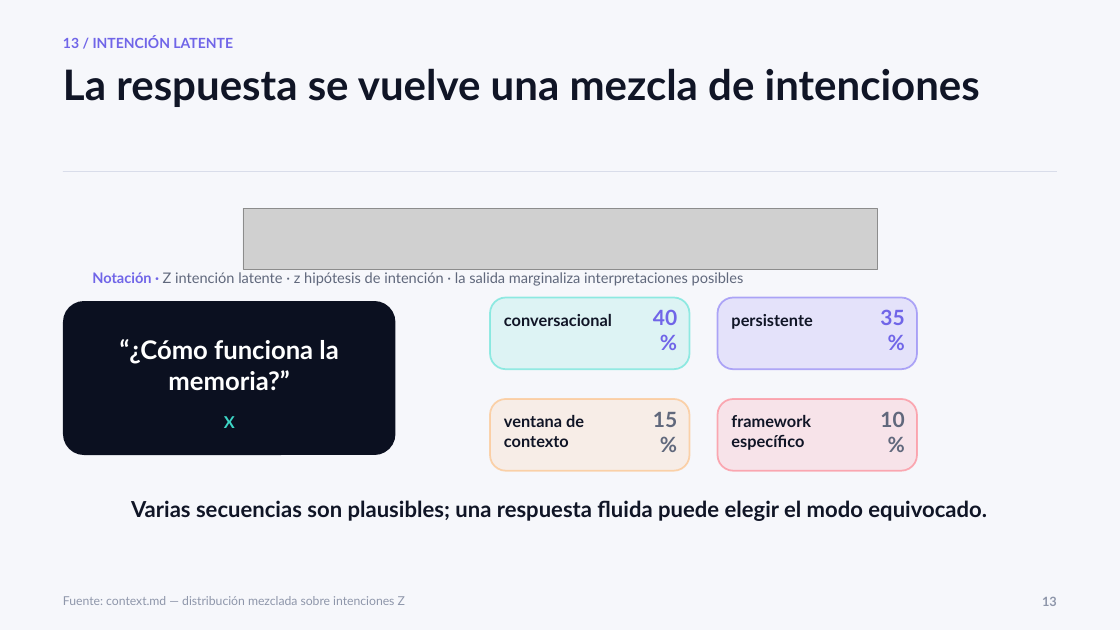
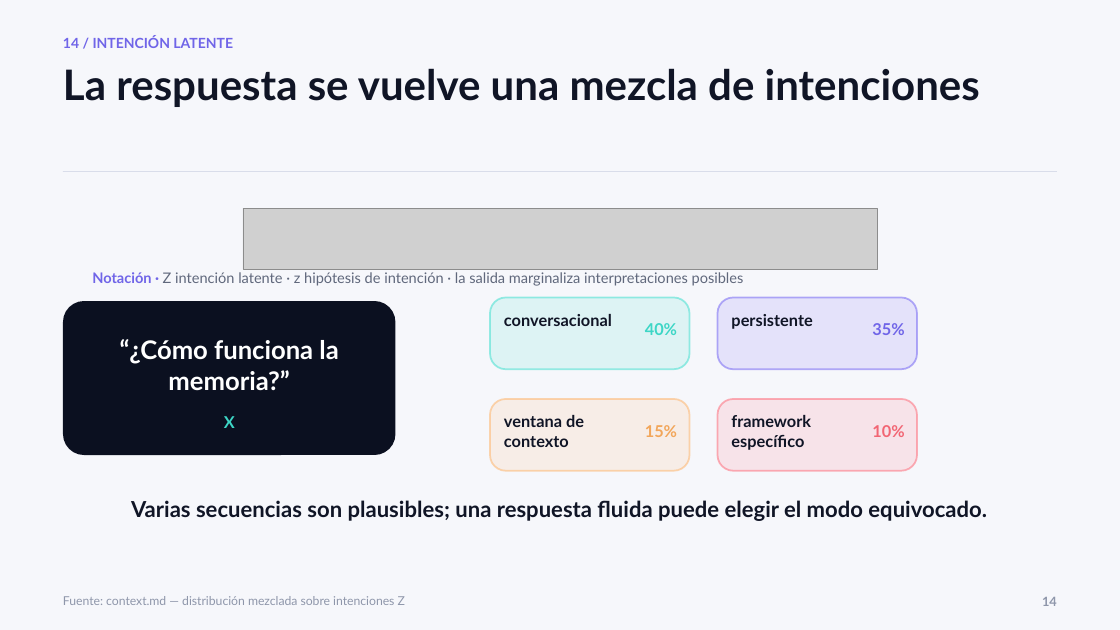
Before and after one commit to kevingomezbcp/Context-engineering, a slide deck: slide 14 of presentation/Context_Engineering_y_Ambiguedad_final_matematica.pptx (slide 13 before the commit). Drawn at 1120x630 pixels with LibreOffice and Linux fonts; fonts in the diff are those of the drawing; grey boxes stand for pictures. Boxes give left, top, right and bottom in pixels: in the first picture for what was removed or moved away, otherwise in the second. Text is boxed around its words. In the diff, an @@ line names an element or a change of style, - is before the commit and + after.

```diff
--- a/presentation/Context_Engineering_y_Ambiguedad_final_matematica.pptx
+++ b/presentation/Context_Engineering_y_Ambiguedad_final_matematica.pptx
@@ text at <box>63,36,233,48</box>: text changed @@
-13 / INTENCIÓN LATENTE
+14 / INTENCIÓN LATENTE
@@ text "40%" at <box>645,323,677,335</box>: size 18 to 14 pt, text colour #7065E8 to #3DD6C6; vertical alignment middle to top @@
@@ text "35%" at <box>872,323,904,335</box>: size 18 to 14 pt; vertical alignment middle to top @@
@@ text "15%" at <box>645,425,677,437</box>: size 18 to 14 pt, text colour #60687C to #F2A65A; vertical alignment middle to top @@
@@ text "10%" at <box>872,425,904,437</box>: size 18 to 14 pt, text colour #60687C to #F26674; vertical alignment middle to top @@
@@ text at <box>1042,597,1057,606</box>: text changed @@
-13
+14
```
Also in this commit, not shown: 12 other slides changed, 1 slide added, 7 other files.
